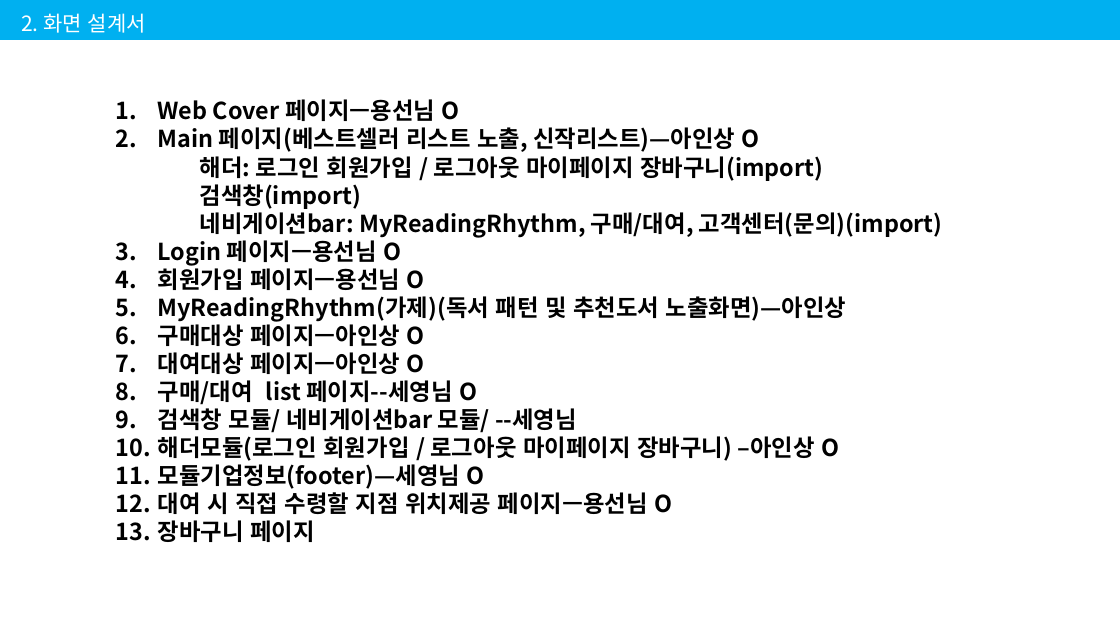
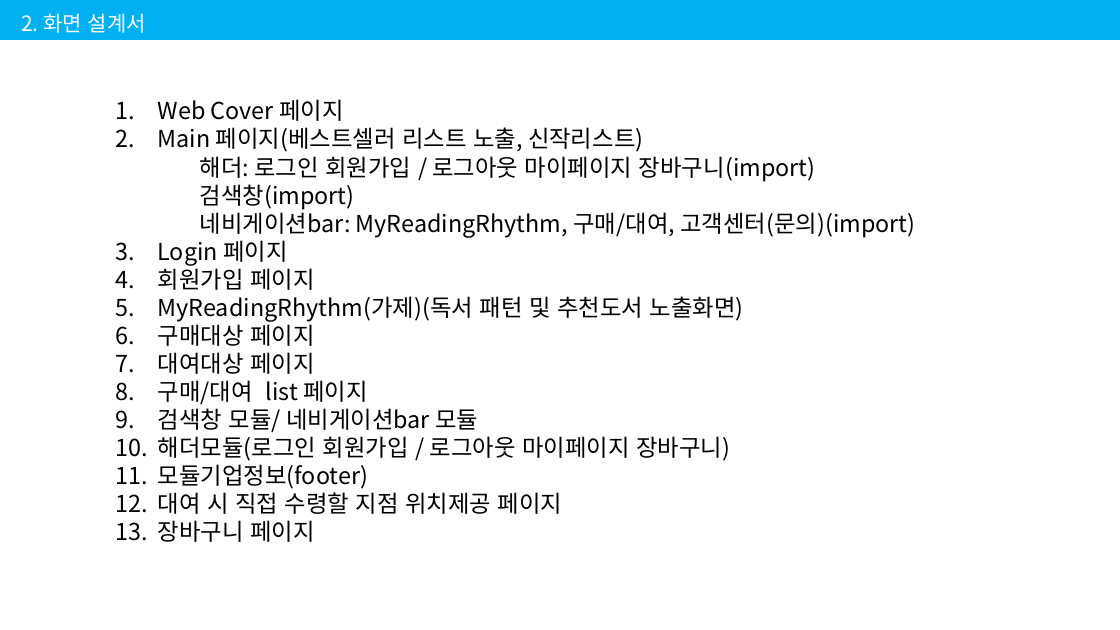
Before and after one commit to 201411096/kosmo_bookstore, a slide deck: slide 13 of Document/2조 김용선, 박세영, 정아인.pptx. Drawn at 1120x630 pixels with LibreOffice and Linux fonts; fonts in the diff are those of the drawing. Boxes give left, top, right and bottom in pixels: in the first picture for what was removed or moved away, otherwise in the second. Text is boxed around its words. In the diff, an @@ line names an element or a change of style, - is before the commit and + after.

Commit message:
200522_16 ppt update

```diff
--- a/Document/2조 김용선, 박세영, 정아인.pptx
+++ b/Document/2조 김용선, 박세영, 정아인.pptx
@@ text at box(158, 99, 643, 152): text changed; bold off @@
-1. Web Cover 페이지—용선님 O
-2. Main 페이지(베스트셀러 리스트 노출, 신작리스트)—아인상 O
+1. Web Cover 페이지
+2. Main 페이지(베스트셀러 리스트 노출, 신작리스트)
@@ text at box(158, 156, 915, 542): bold off in "해더: 로그인 회원가입 / 로그아웃 마이페이지 장바구니(import)", "검색창(import)", "네비게이션bar: MyReadingRhythm, 구매/대여, 고객센터(문의)(import)", "장바구니 페이지" @@
@@ text at box(158, 240, 744, 514): text changed; bold off @@
-3. Login 페이지—용선님 O
-4. 회원가입 페이지—용선님 O
-5. MyReadingRhythm(가제)(독서 패턴 및 추천도서 노출화면)—아인상
-6. 구매대상 페이지—아인상 O
-7. 대여대상 페이지—아인상 O
-8. 구매/대여 list 페이지--세영님 O
-9. 검색창 모듈/ 네비게이션bar 모듈/ --세영님
-10. 해더모듈(로그인 회원가입 / 로그아웃 마이페이지 장바구니) –아인상 O
-11. 모듈기업정보(footer)—세영님 O
-12. 대여 시 직접 수령할 지점 위치제공 페이지—용선님 O
+3. Login 페이지
+4. 회원가입 페이지
+5. MyReadingRhythm(가제)(독서 패턴 및 추천도서 노출화면)
+6. 구매대상 페이지
+7. 대여대상 페이지
+8. 구매/대여 list 페이지
+9. 검색창 모듈/ 네비게이션bar 모듈
+10. 해더모듈(로그인 회원가입 / 로그아웃 마이페이지 장바구니)
+11. 모듈기업정보(footer)
+12. 대여 시 직접 수령할 지점 위치제공 페이지
```
Also in this commit, not shown: 1 other slide changed.
